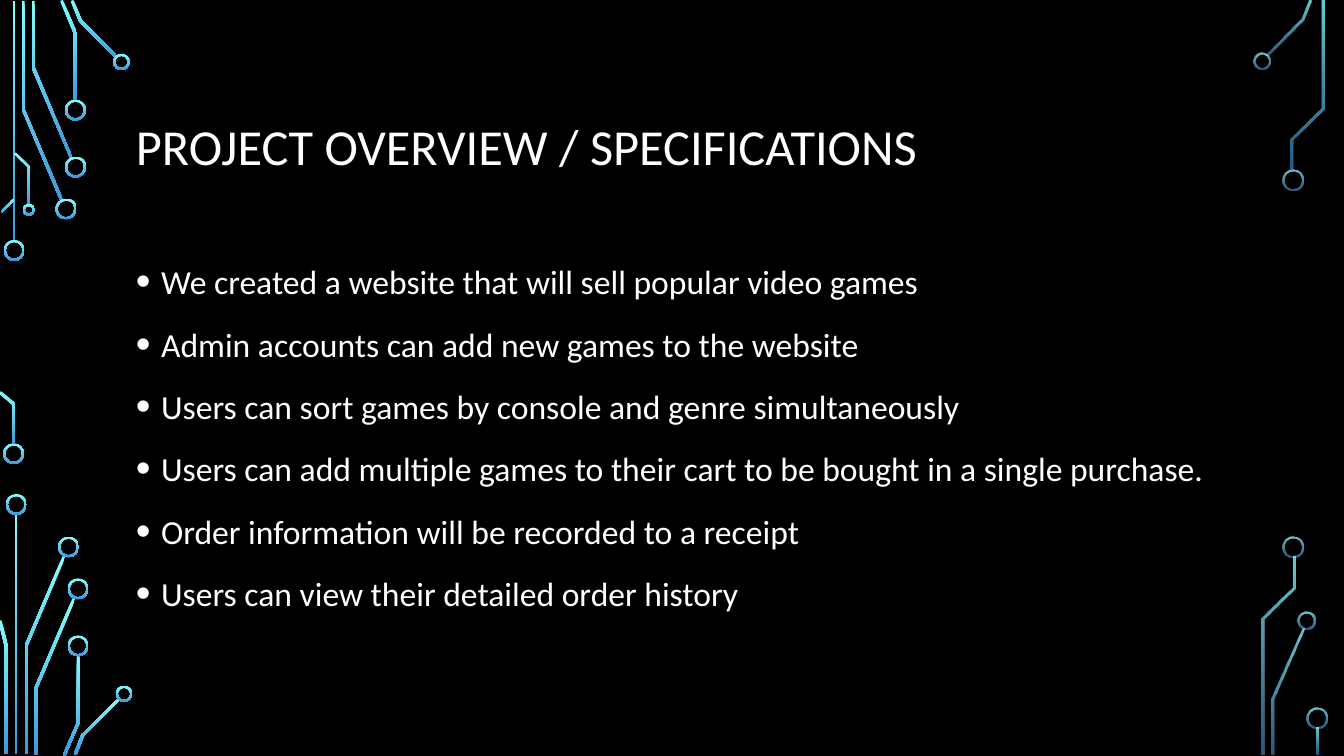
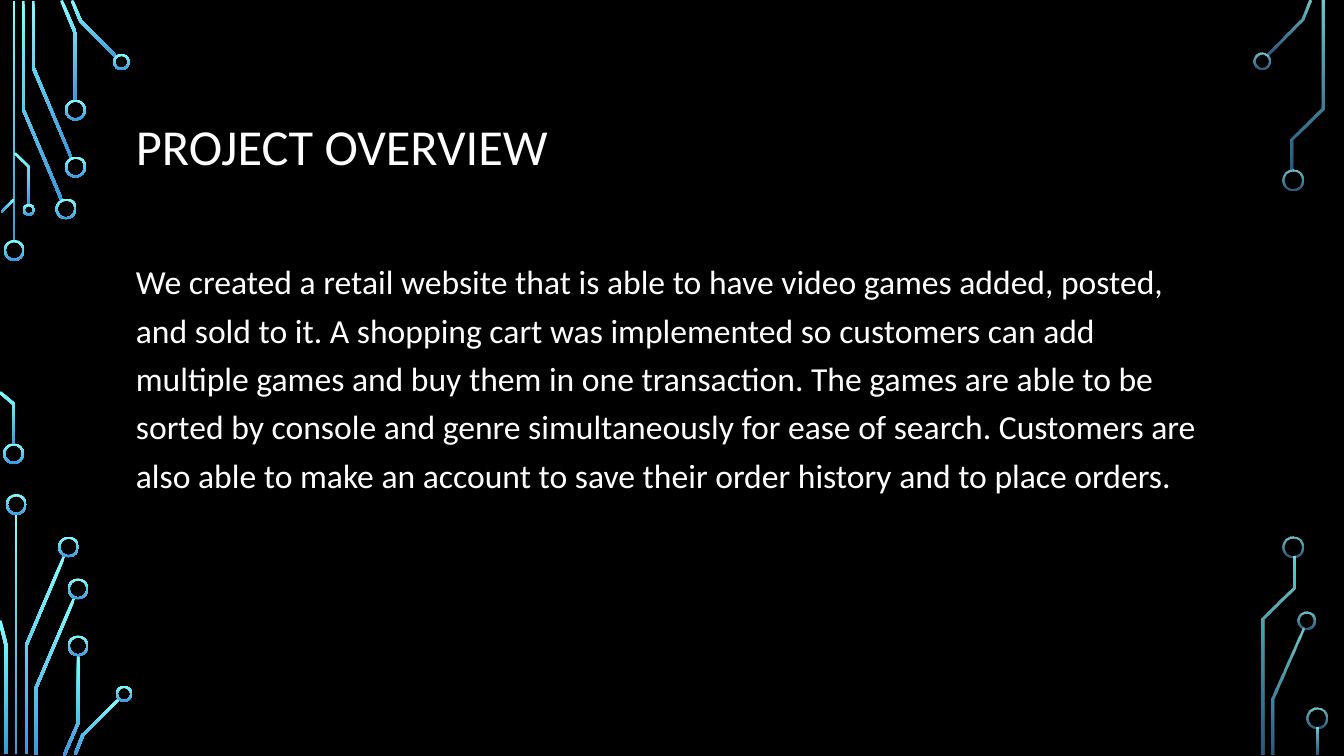
Before and after one commit to AntimonyTechnology/BiFrostGames, a slide deck: slide 3 of Documents/Demo07/Presentation.pptx. Drawn at 1344x756 pixels with LibreOffice and Linux fonts; fonts in the diff are those of the drawing; background and template pictures are left out. Boxes give left, top, right and bottom in pixels: in the first picture for what was removed or moved away, otherwise in the second. Text is boxed around its words. In the diff, an @@ line names an element or a change of style, - is before the commit and + after.

```diff
--- a/Documents/Demo07/Presentation.pptx
+++ b/Documents/Demo07/Presentation.pptx
@@ title at box(136, 132, 548, 166): text changed @@
-PROJECT OVERVIEW / SPECIFICATIONS
+PROJECT OVERVIEW
@@ text at box(136, 270, 1195, 494): text changed @@
-• We created a website that will sell popular video games
-• Admin accounts can add new games to the website
-• Users can sort games by console and genre simultaneously
-• Users can add multiple games to their cart to be bought in a single purchase.
-• Order information will be recorded to a receipt
-• Users can view their detailed order history
+We created a retail website that is able to have video games added, posted, and sold to it. A shopping cart was implemented so customers can add multiple games and buy them in one transaction. The games are able to be sorted by console and genre simultaneously for ease of search. Customers are also able to make an account to save their order history and to place orders.
```
Also in this commit, not shown: 5 other slides changed, 11 slides added, 3 slides removed, 2 other files.
